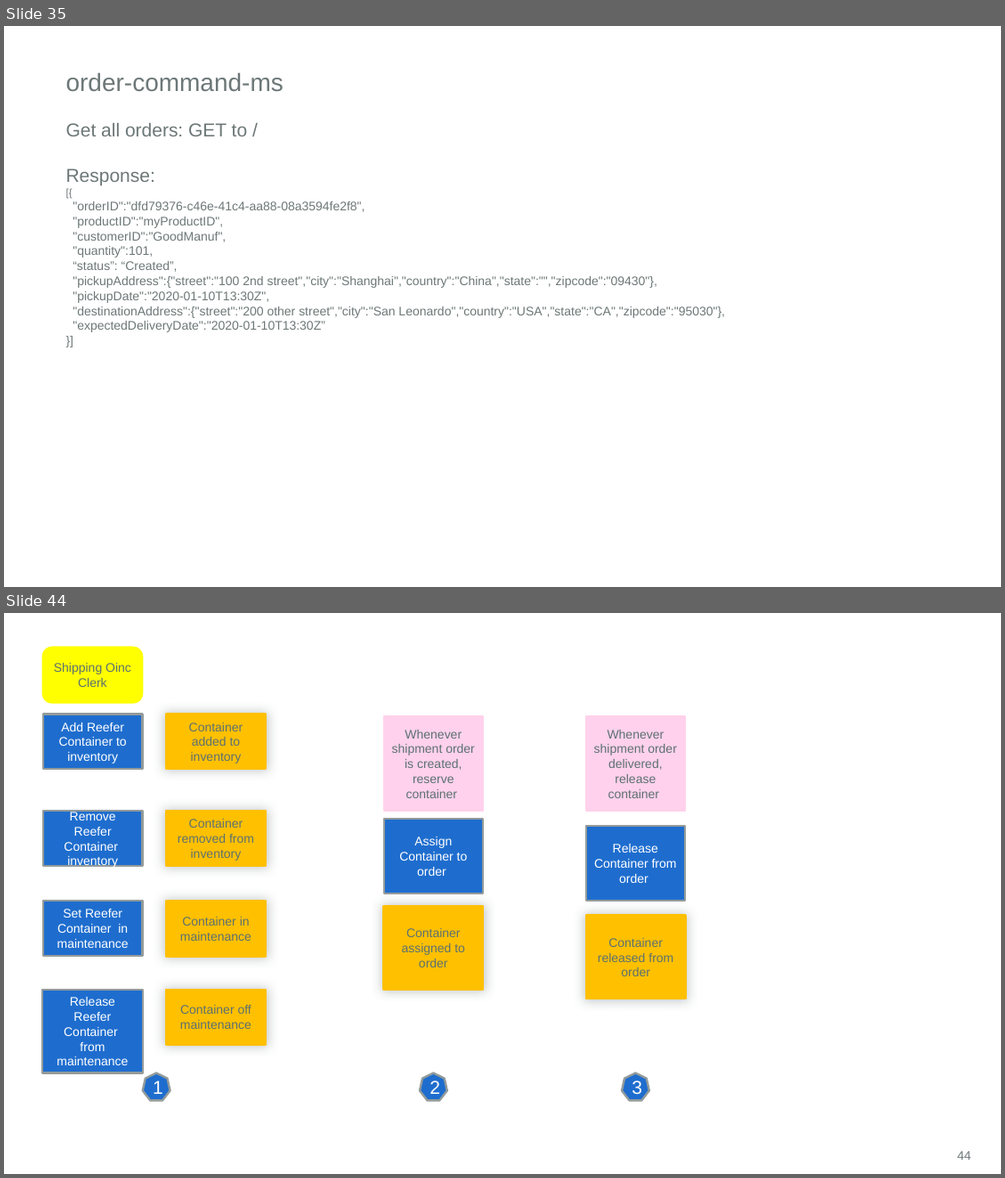
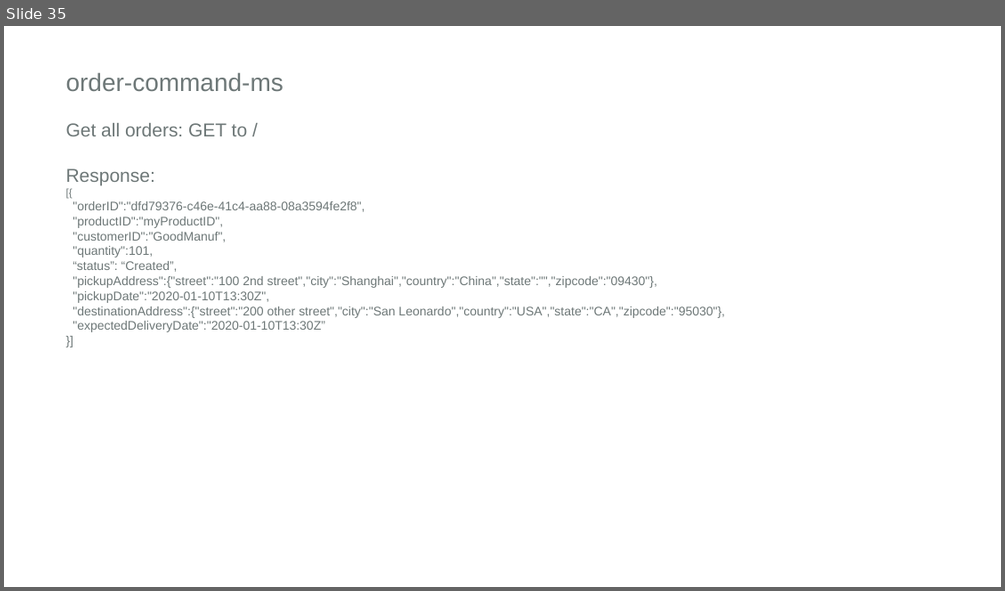
Before and after one commit to matthewpwilson/refarch-kc-order-ms, a slide deck: kc-order-diagrams.pptx. Shown one above the other, each under a label of ours: slides 35 and 44 before the commit, slide 35 after it; the slides between them are not shown. The pictures are 1005x1178 and 1005x591 pixels, drawn with LibreOffice and Linux fonts; fonts in the diff are those of the drawing; background and template pictures are left out. Boxes give left, top, right and bottom in pixels: in the first picture for what was removed or moved away, otherwise in the second. Text is boxed around its words. In the diff, an @@ line names an element or a change of style, - is before the commit and + after.

```diff
--- a/kc-order-diagrams.pptx
+++ b/kc-order-diagrams.pptx
@@ slide 44 removed at (4,613,1001,1174), background #FFFFFF @@
@@ rounded rectangle removed at (43,648,142,703) @@
-Shipping Oinc Clerk
@@ rectangle removed at (43,714,142,770) @@
-Add Reefer Container to inventory
@@ rectangle removed at (166,714,266,770) @@
-Container added to inventory
@@ rectangle removed at (384,716,483,811) @@
-Whenever shipment order is created, reserve container
@@ rectangle removed at (586,716,685,811) @@
-Whenever shipment order delivered, release container
@@ rectangle removed at (43,811,142,867) @@
-Remove Reefer Container inventory
@@ rectangle removed at (166,811,266,867) @@
-Container removed from inventory
@@ rectangle removed at (384,819,483,893) @@
-Assign Container to order
@@ rectangle removed at (586,826,685,900) @@
-Release Container from order
@@ rectangle removed at (43,900,142,957) @@
-Set Reefer Container in maintenance
@@ rectangle removed at (166,900,266,957) @@
-Container in maintenance
@@ rectangle removed at (384,906,484,989) @@
-Container assigned to order
@@ rectangle removed at (586,915,685,998) @@
-Container released from order
@@ rectangle removed at (42,989,142,1072) @@
-Release Reefer Container from maintenance
@@ rectangle removed at (166,989,266,1045) @@
-Container off maintenance
@@ heptagon removed at (142,1073,170,1101) @@
-1
@@ heptagon removed at (420,1073,447,1101) @@
-2
@@ heptagon removed at (622,1073,649,1101) @@
-3
@@ page number removed at (957,1151,971,1159) @@
-44
```
Also in this commit, not shown: 3 slides changed, 3 slides added, 11 other slides removed, 6 other files.
